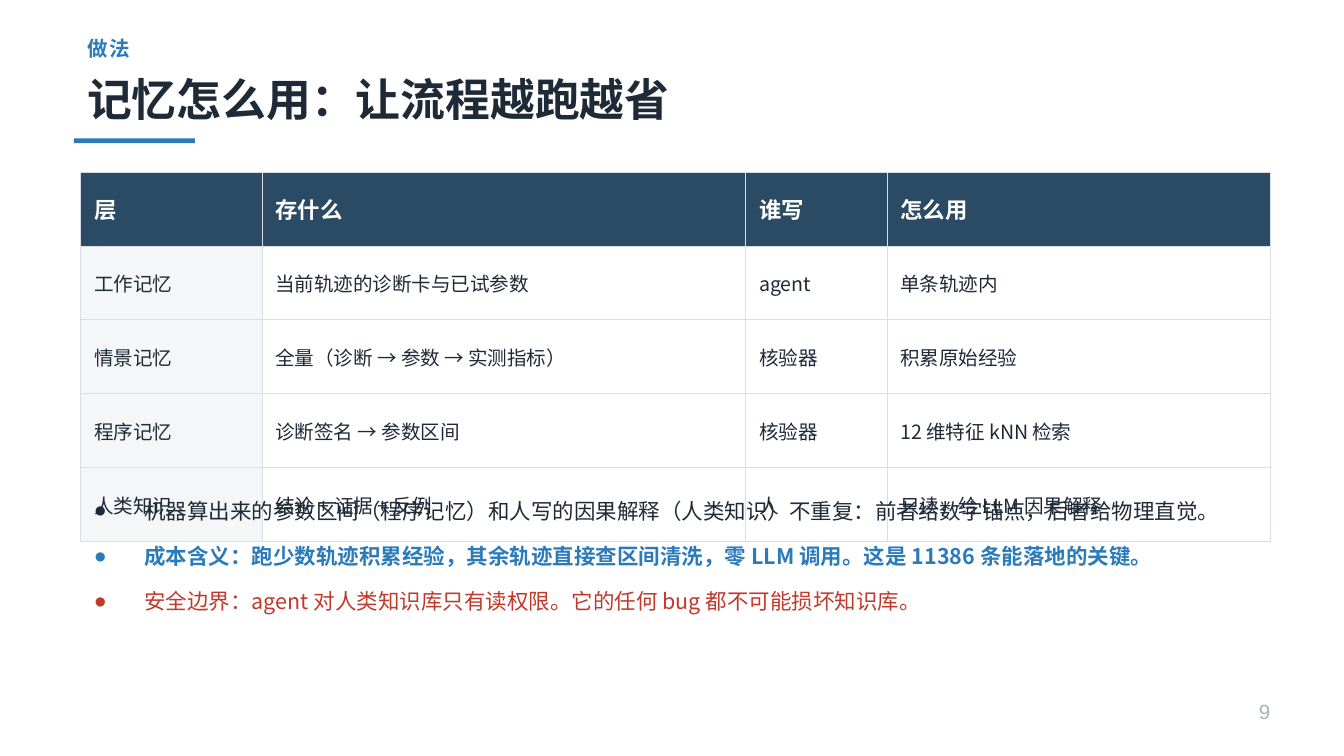
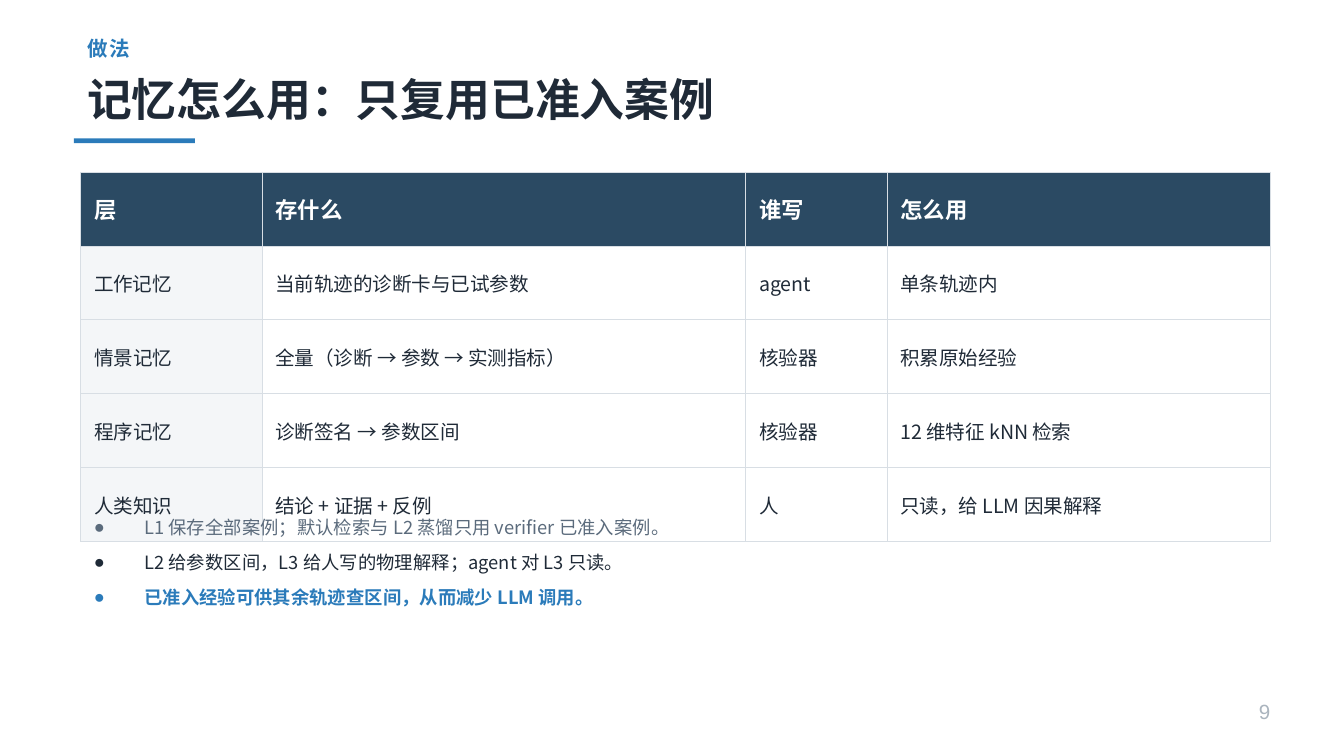
Before and after one commit to gubingren0409/Smart_Cities_and_Location_Services, a slide deck: slide 9 of 作业/基于LLM的轨迹数据清洗评估.pptx. Drawn at 1344x756 pixels with LibreOffice and Linux fonts; fonts in the diff are those of the drawing. Boxes give left, top, right and bottom in pixels: in the first picture for what was removed or moved away, otherwise in the second. Text is boxed around its words. In the diff, an @@ line names an element or a change of style, - is before the commit and + after.

```diff
--- a/作业/基于LLM的轨迹数据清洗评估.pptx
+++ b/作业/基于LLM的轨迹数据清洗评估.pptx
@@ text at box(87, 77, 714, 120): text changed @@
-记忆怎么用：让流程越跑越省
+记忆怎么用：只复用已准入案例
@@ text at box(144, 518, 669, 607): text changed; size 11.5 to 9.8 pt; text colour #1F2A37 to #5B6B7C @@
-● 机器算出来的参数区间（程序记忆）和人写的因果解释（人类知识）不重复：前者给数字锚点，后者给物理直觉。
-● 成本含义：跑少数轨迹积累经验，其余轨迹直接查区间清洗，零 LLM 调用。这是 11386 条能落地的关键。
-● 安全边界：agent 对人类知识库只有读权限。它的任何 bug 都不可能损坏知识库。
+● L1 保存全部案例；默认检索与 L2 蒸馏只用 verifier 已准入案例。
+● L2 给参数区间，L3 给人写的物理解释；agent 对 L3 只读。
+● 已准入经验可供其余轨迹查区间，从而减少 LLM 调用。
```
Also in this commit, not shown: 6 other slides changed, 1 slide added, 1 slide removed, 26 other files.
